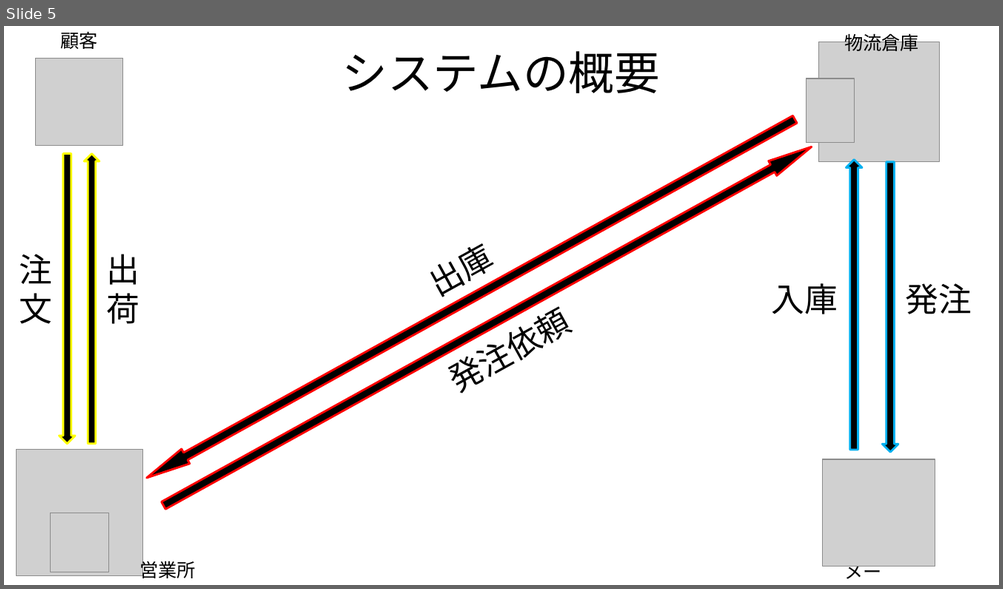
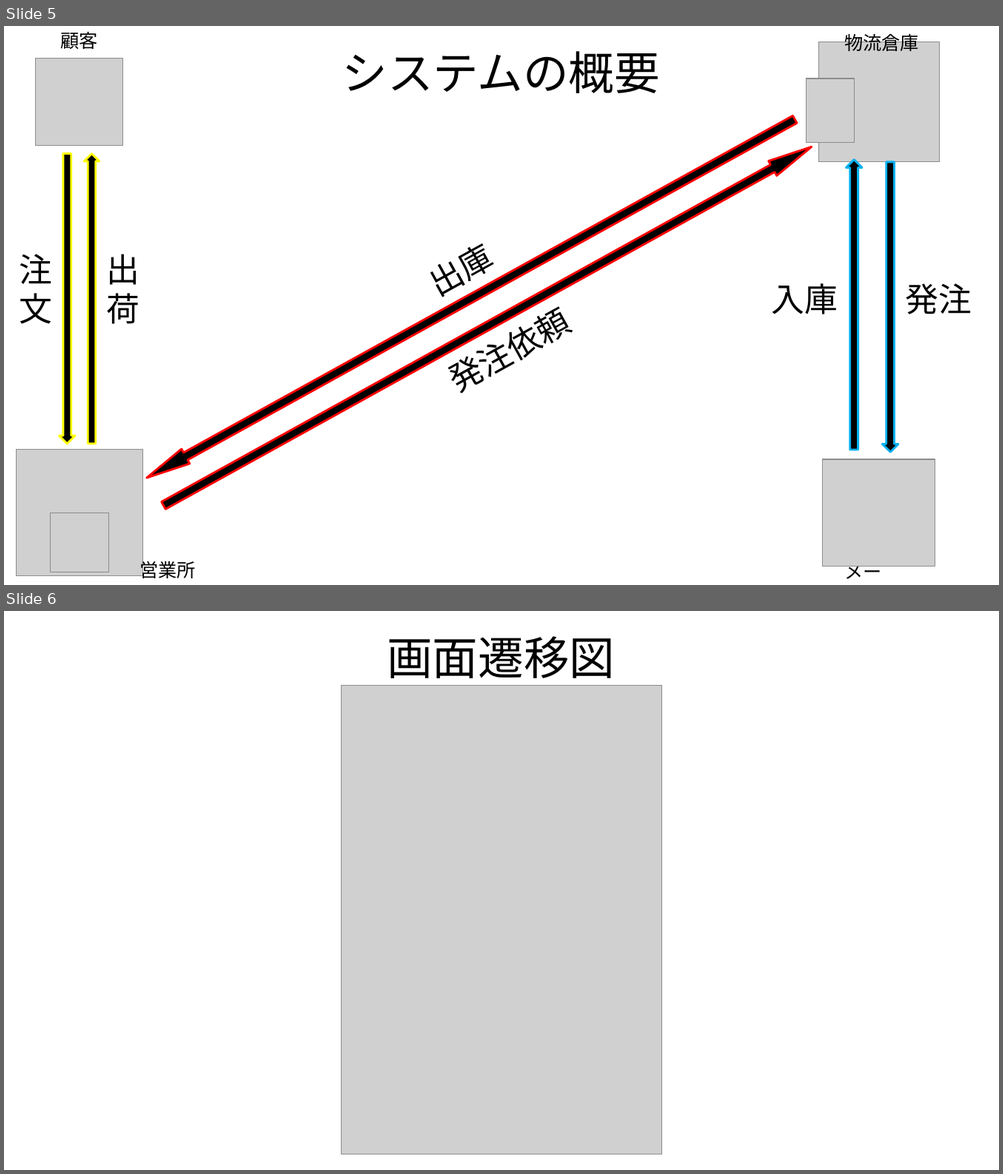
Before and after one commit to Yamanin3/system-devel, a slide deck: 最終企画発表用.pptx. Shown one above the other, each under a label of ours: slide 5 before the commit, slides 5 and 6 after it. The pictures are 1003x589 and 1003x1174 pixels, drawn with LibreOffice and Linux fonts; fonts in the diff are those of the drawing; grey boxes stand for pictures; background and template pictures are left out. Boxes give left, top, right and bottom in pixels: in the first picture for what was removed or moved away, otherwise in the second. Text is boxed around its words. In the diff, an @@ line names an element or a change of style, - is before the commit and + after.

```diff
--- a/最終企画発表用.pptx
+++ b/最終企画発表用.pptx
@@ slide 6 added at [4, 611, 999, 1170], background picture (left out) @@
@@ title added at [387, 636, 614, 686], 44 pt, text #000000 @@
+画面遷移図
@@ picture added at [341, 685, 662, 1154] @@
```
Also in this commit, not shown: 2 slides changed, 2 other slides added, 1 other file.
